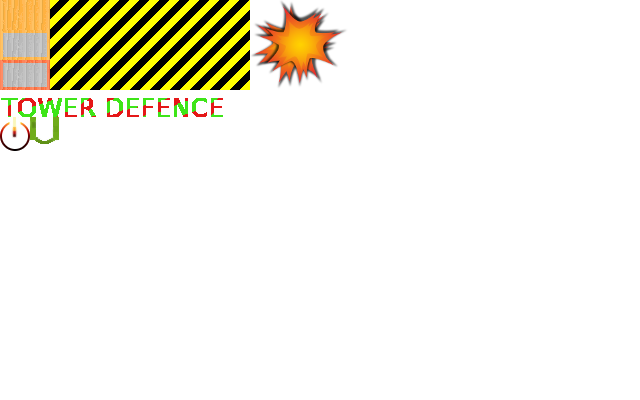
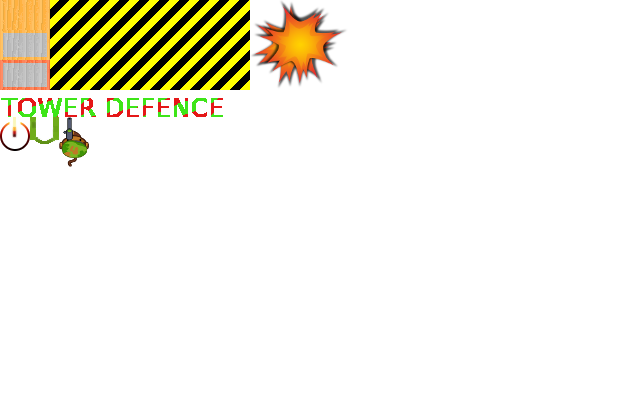
Comparing the layer stacks of the two (640, 400) images. Changes:
added layer "sniper" above "explosion" over (59, 117, 89, 167)
